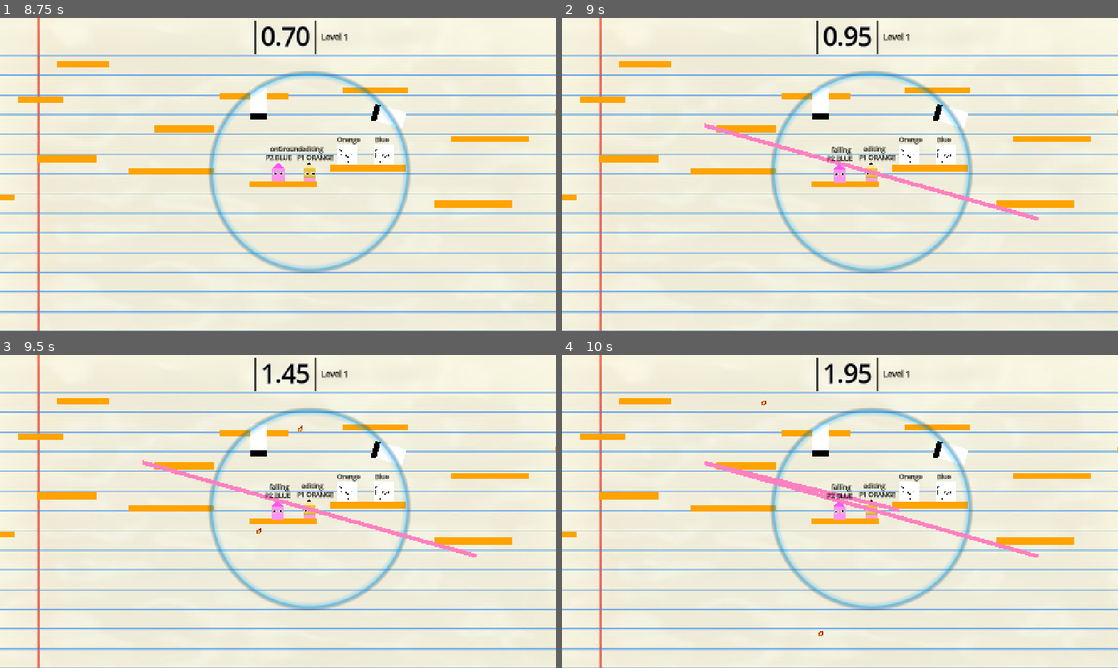
Above: before the commit, frames 1-4 (two rows, left to right).
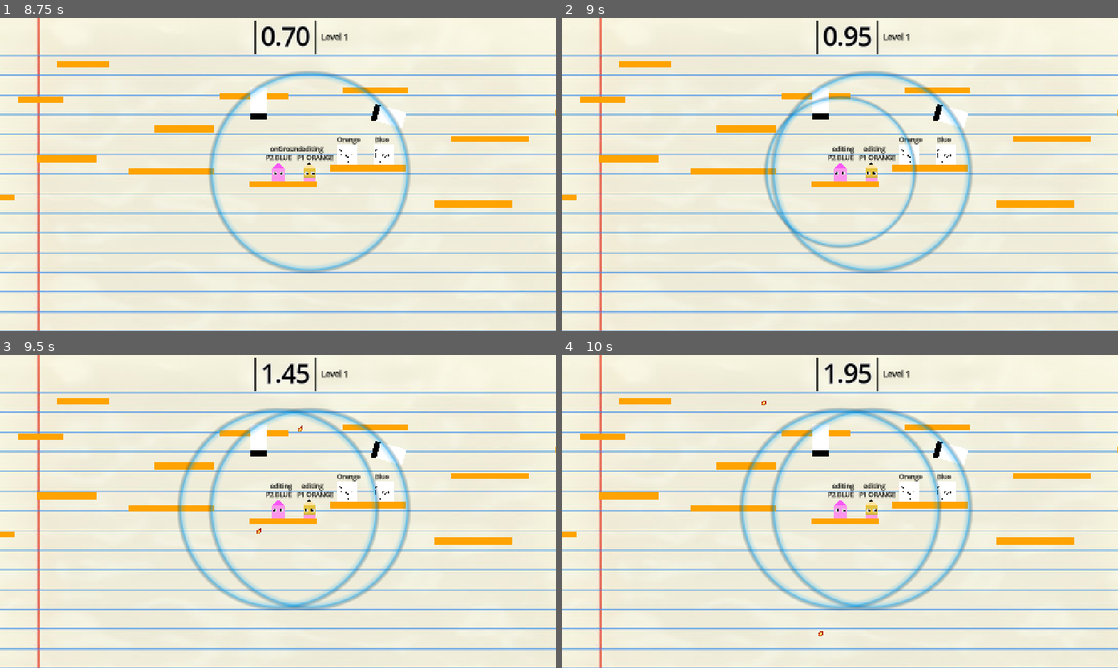
Above: after the commit, the same moments.

Repository: SiwenJadenLong/Co-Sketch
Game: Godot game, scene res://scenes/Gameplay/Main.tscn
The game is run twice, just before and just after one commit, with the same random seed, the same clock (stepped at 60 frames per second) and the same inputs.
Inputs (mouse positions are in pixels of both pictures, inside the frame that each line leads up to):
- Up to frame 1 (8.75 s): click "NEXT LEVEL" at 0.5 s; move the mouse to (250, 237) at 1.27 s; press the mouse at (250, 237) at 1.28 s; hold D (p1_right) 1.28-2.78 s; tap W (p1_up) at 1.52, 2.27, 3.77, 4.52, 5.27, 6.77, 7.52, 8.27 s; move the mouse to (444, 221) at 2.02 s; release the mouse at (444, 221) at 2.03 s; click (444, 221) at 2.1 s; move the mouse to (111, 127) at 2.77 s; press the mouse at (111, 127) at 2.78 s; hold A (p1_left) 2.78-5.03 s; tap E (p1_edit_toggle) at 2.85, 8.1 s; move the mouse to (305, 174) at 3.52 s; release the mouse at (305, 174) at 3.53 s; tap Shift (p2_edit_toggle) at 3.6 s; click (305, 174) at 3.8 s; tap Enter at 4.25 s; move the mouse to (194, 96) at 4.27 s; press the mouse at (194, 96) at 4.28 s; tap Left (p2_left) at 4.35 s; move the mouse to (400, 158) at 5.02 s; release the mouse at (400, 158) at 5.03 s; hold D (p1_right) from 5.03 s (still down); tap Right (p2_right) at 5.1 s; click (400, 158) at 5.3 s; move the mouse to (166, 190) at 5.77 s; press the mouse at (166, 190) at 5.78 s; tap Up (p2_up) at 5.85 s; move the mouse to (333, 105) at 6.52 s; release the mouse at (333, 105) at 6.53 s; click (333, 105) at 6.6 s; move the mouse to (250, 237) at 7.27 s; press the mouse at (250, 237) at 7.28 s; tap Space at 8 s; move the mouse to (444, 221) at 8.02 s; release the mouse at (444, 221) at 8.03 s; click (444, 221) at 8.3 s
- Up to frame 2 (9 s): move the mouse to (673, 127) at 8.77 s; release D (p1_right) at 8.78 s; press the mouse at (673, 127) at 8.78 s; hold A (p1_left) from 8.78 s (still down); tap Shift (p2_edit_toggle) at 8.85 s
- Up to frame 3 (9.5 s): keep holding A (p1_left)
- Up to frame 4 (10 s): keep holding A (p1_left); move the mouse to (867, 511) at 9.52 s; release the mouse at (867, 511) at 9.53 s; tap Left (p2_left) at 9.6 s; tap W (p1_up) at 9.77 s; click (867, 511) at 9.8 s

Frame 1 is identical in both runs. In frame 2, 2.3% of the frame differs, in the area x 25-86%, y 24-74%; in frame 3, 3.3%; in frame 4, 3.6%, in the area x 25-86%, y 16-82%.
Error before the commit: Invalid assignment of property or key 'visible' with value of type 'bool' on a base object of type 'null instance'. (res://Scripts/player.gd:122)
Error after the commit: Cannot call method 'get_children' on a null value. (res://scenes/Gameplay/cursor.gd:10)

Commit message:
Set cursor.gd to check for both players

Diff:
--- a/scenes/Gameplay/cursor.gd
+++ b/scenes/Gameplay/cursor.gd
@@ -7,7 +7,7 @@
 @onready var lineContainer := lineTemplate.instantiate();
 @onready var line := lineContainer.get_node("Line2D");
 
-@onready var player = get_parent().get_parent();
+@onready var players = get_parent().get_parent().get_node("players").get_children();
 
 # Called when the node enters the scene tree for the first time.
 func _ready() -> void:
@@ -19,7 +19,7 @@
 	position = get_global_mouse_position();
 
 func _input(event: InputEvent) -> void:
-	if event.is_action_pressed("drawEvent") and player.playerState == player.states.editing:
+	if event.is_action_pressed("drawEvent") and (players[0].playerState == players[0].states.editing or players[1].playerState == players[1].states.editing):
 		addLinePoint(position);
 
 func addLinePoint(mousePosition: Vector2) -> void:
